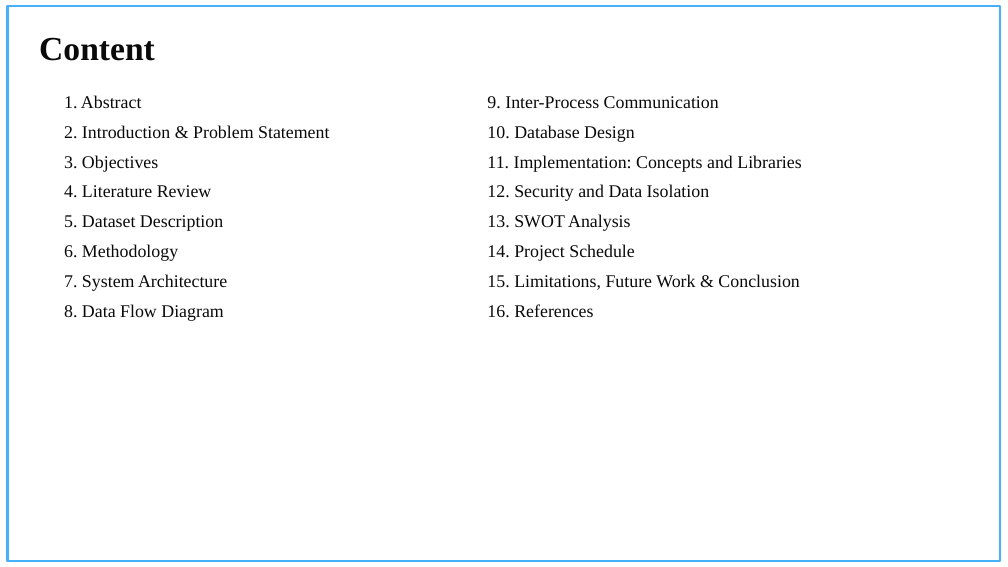
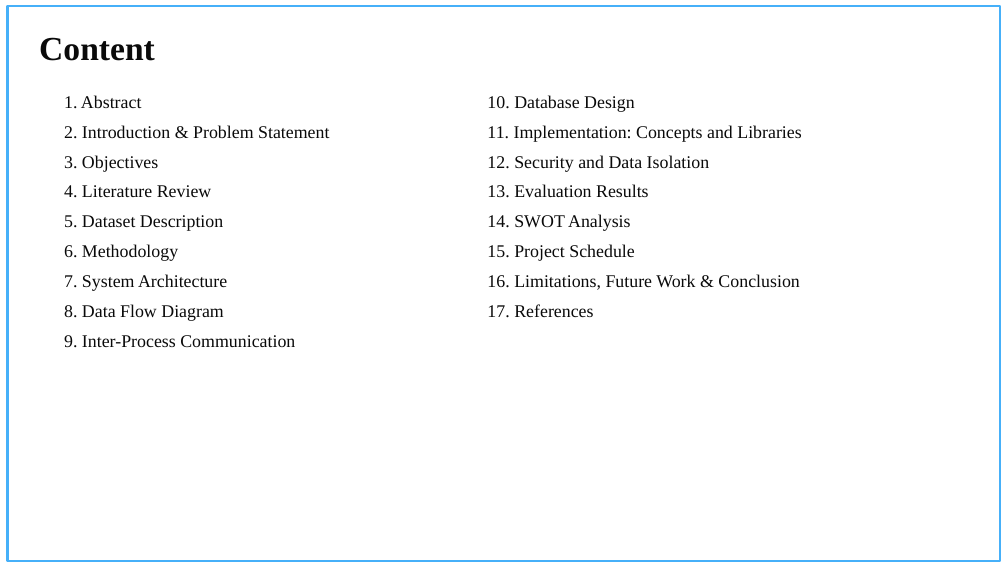
Before and after one commit to ankurkarn20/campus-gpt, a slide deck: slide 2 of docs/slides/CampusGPT_Major_Project.pptx. Drawn at 1008x567 pixels with LibreOffice and Linux fonts; fonts in the diff are those of the drawing; background and template pictures are left out. Boxes give left, top, right and bottom in pixels: in the first picture for what was removed or moved away, otherwise in the second. Text is boxed around its words. In the diff, an @@ line names an element or a change of style, - is before the commit and + after.

```diff
--- a/docs/slides/CampusGPT_Major_Project.pptx
+++ b/docs/slides/CampusGPT_Major_Project.pptx
@@ text at <box>487,96,719,109</box>: paragraph removed @@
-9. Inter-Process Communication
@@ text at <box>487,184,799,318</box>: text changed @@
-13. SWOT Analysis
-14. Project Schedule
-15. Limitations, Future Work & Conclusion
-16. References
+13. Evaluation Results
+14. SWOT Analysis
+15. Project Schedule
+16. Limitations, Future Work & Conclusion
+17. References
@@ text at <box>64,335,295,347</box>: paragraph added @@
+9. Inter-Process Communication
```
Also in this commit, not shown: 5 other slides changed, 1 slide added, 5 other files.
